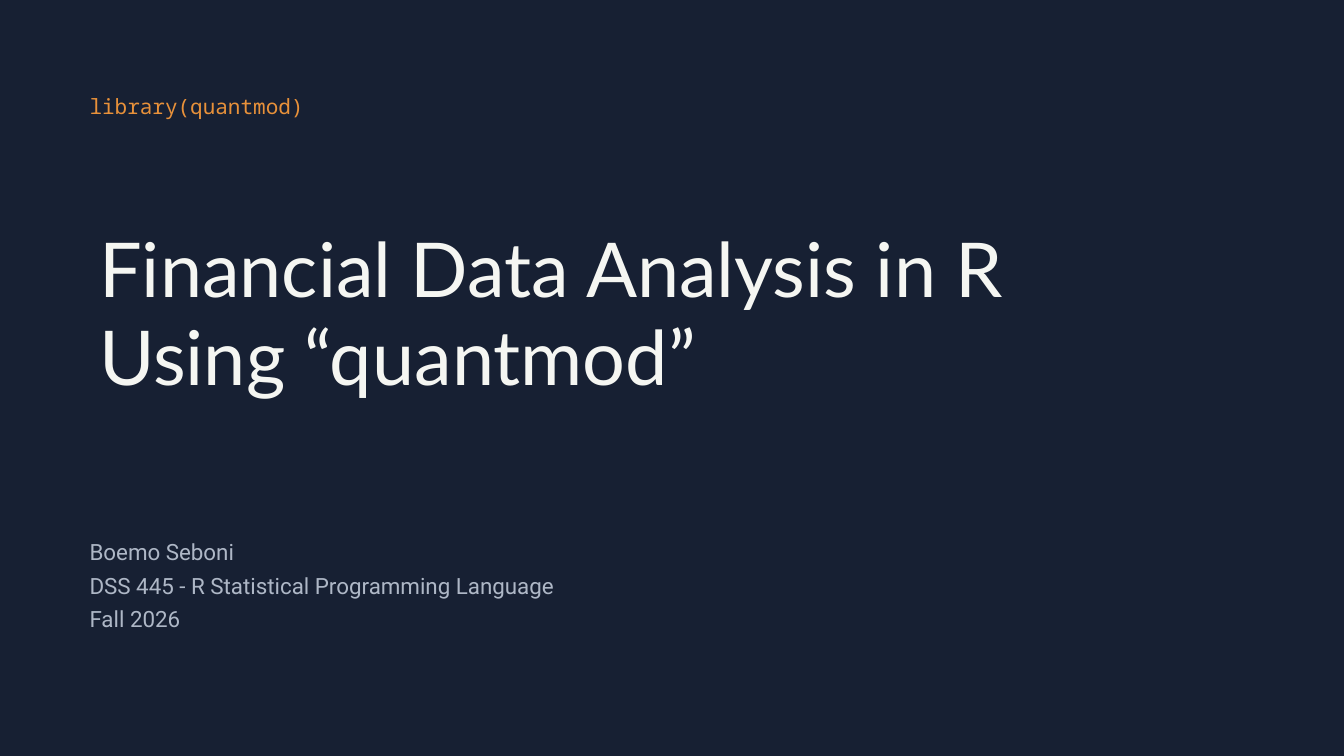
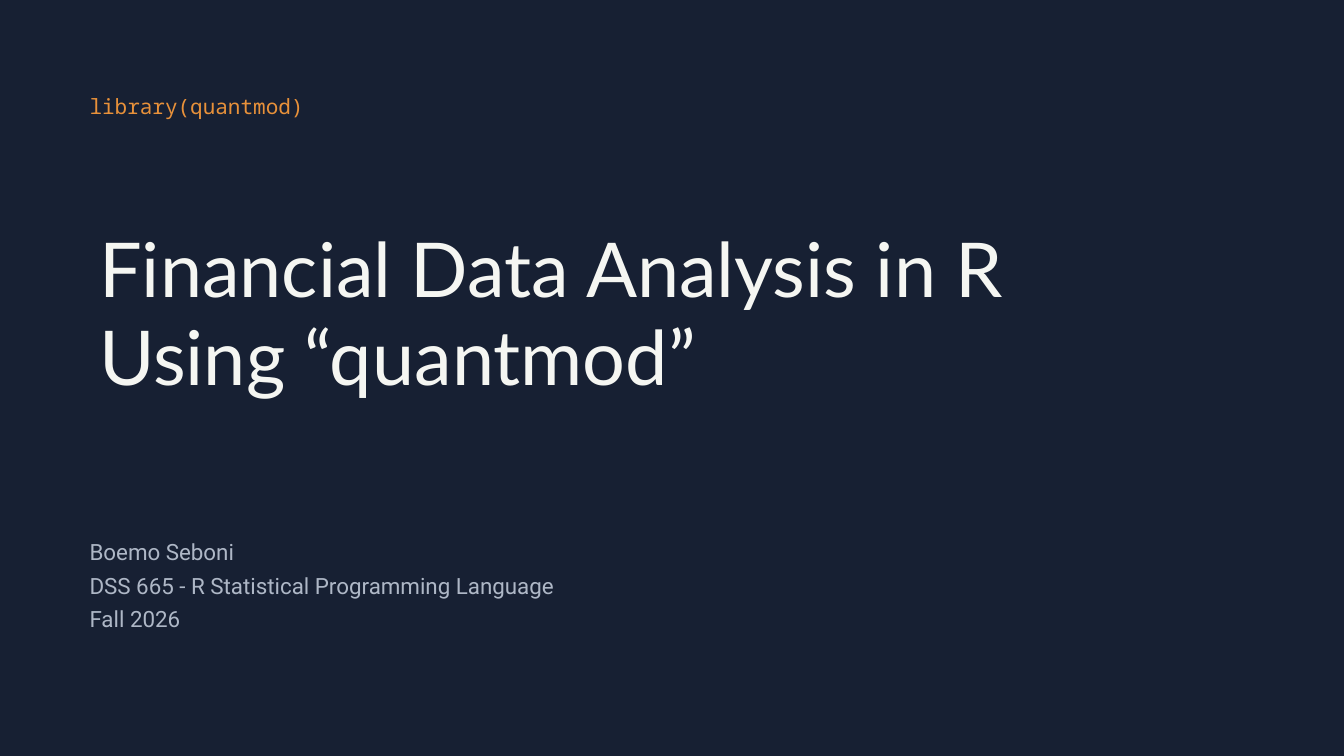
Before and after one commit to boemokseboni/boemokseboni.github.io, a slide deck: slide 1 of r-quantmod-presentation/Quantmod_Presentation_Seboni.pptx. Drawn at 1344x756 pixels with LibreOffice and Linux fonts; fonts in the diff are those of the drawing. Boxes give left, top, right and bottom in pixels: in the first picture for what was removed or moved away, otherwise in the second. Text is boxed around its words. In the diff, an @@ line names an element or a change of style, - is before the commit and + after.

Commit message:
Polish quantmod and export presentation files

```diff
--- a/r-quantmod-presentation/Quantmod_Presentation_Seboni.pptx
+++ b/r-quantmod-presentation/Quantmod_Presentation_Seboni.pptx
@@ text at [90,577,554,599]: text changed @@
-DSS 445 - R Statistical Programming Language
+DSS 665 - R Statistical Programming Language
```
Also in this commit, not shown: 3 other files.
